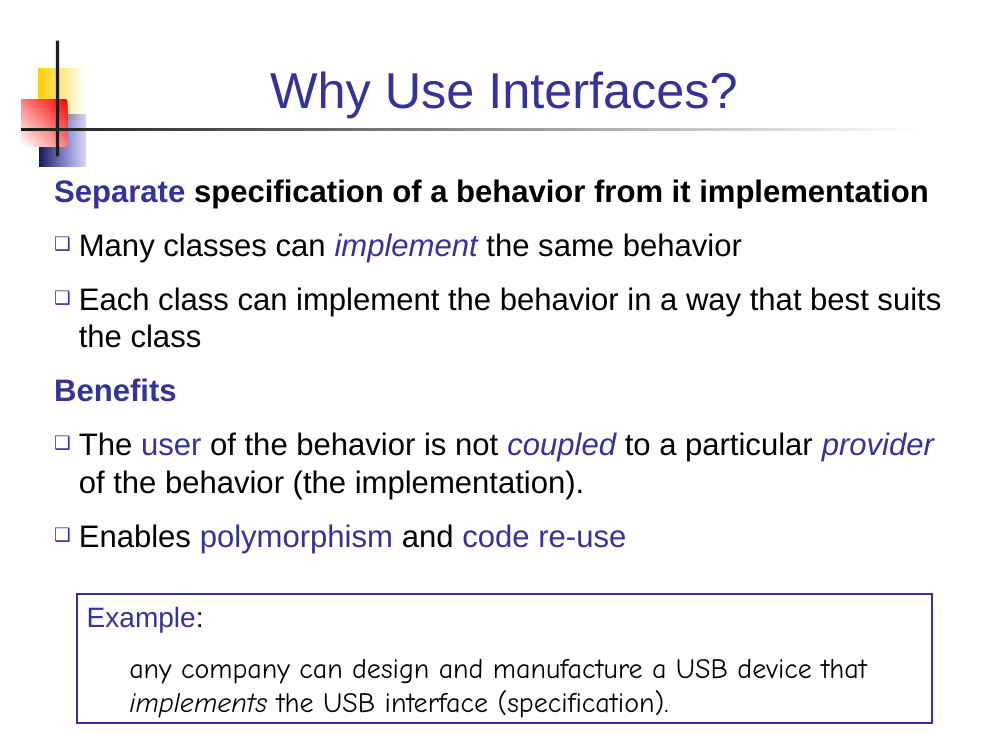
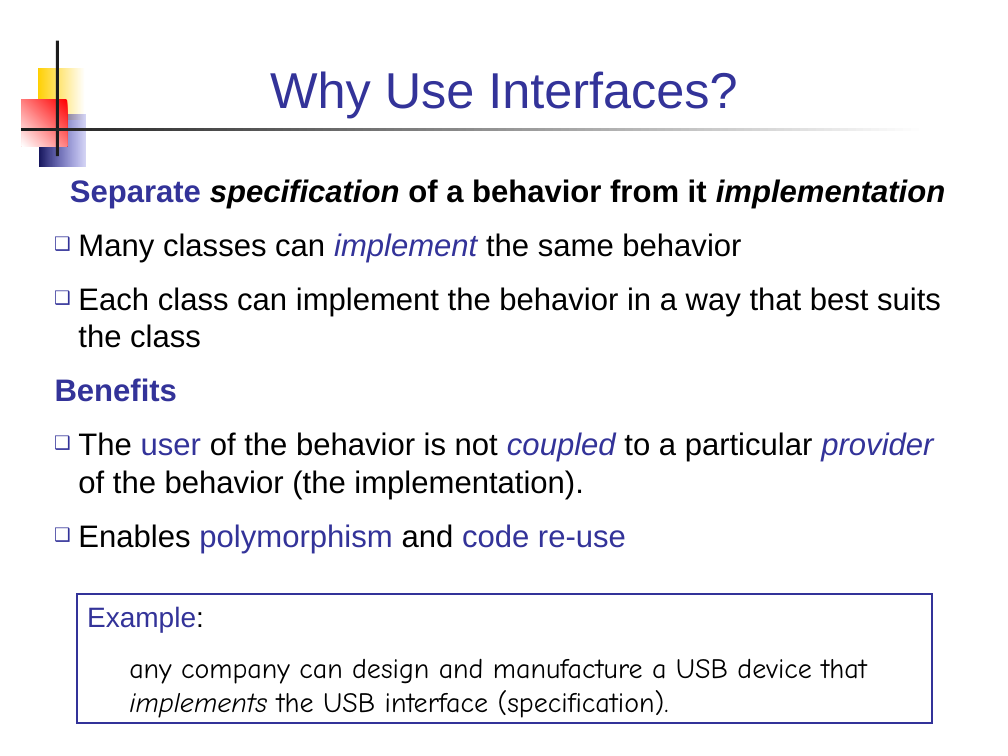
Before and after one commit to skeoop/skeoop.github.io, a slide deck: slide 3 of week2/1-Interfaces.ppt. Drawn at 1008x756 pixels with LibreOffice and Linux fonts; fonts in the diff are those of the drawing. Boxes give left, top, right and bottom in pixels: in the first picture for what was removed or moved away, otherwise in the second. Text is boxed around its words. In the diff, an @@ line names an element or a change of style, - is before the commit and + after.

```diff
--- a/week2/1-Interfaces.ppt
+++ b/week2/1-Interfaces.ppt
@@ text "Separate specification of a behavior ..." at [55,179,945,553]: italic on in "specification implementation"; alignment left to centre; indent changed @@
```
Also in this commit, not shown: 36 other slides changed, 2 slides added, 10 slides removed.
